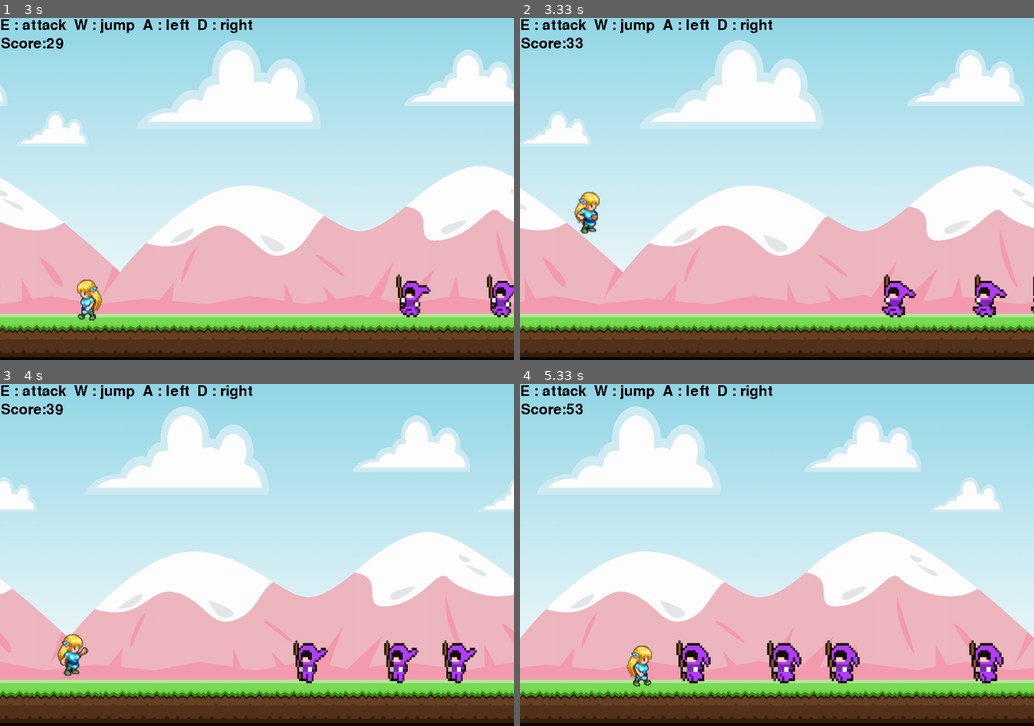
Above: before the commit, frames 1-4 (two rows, left to right).
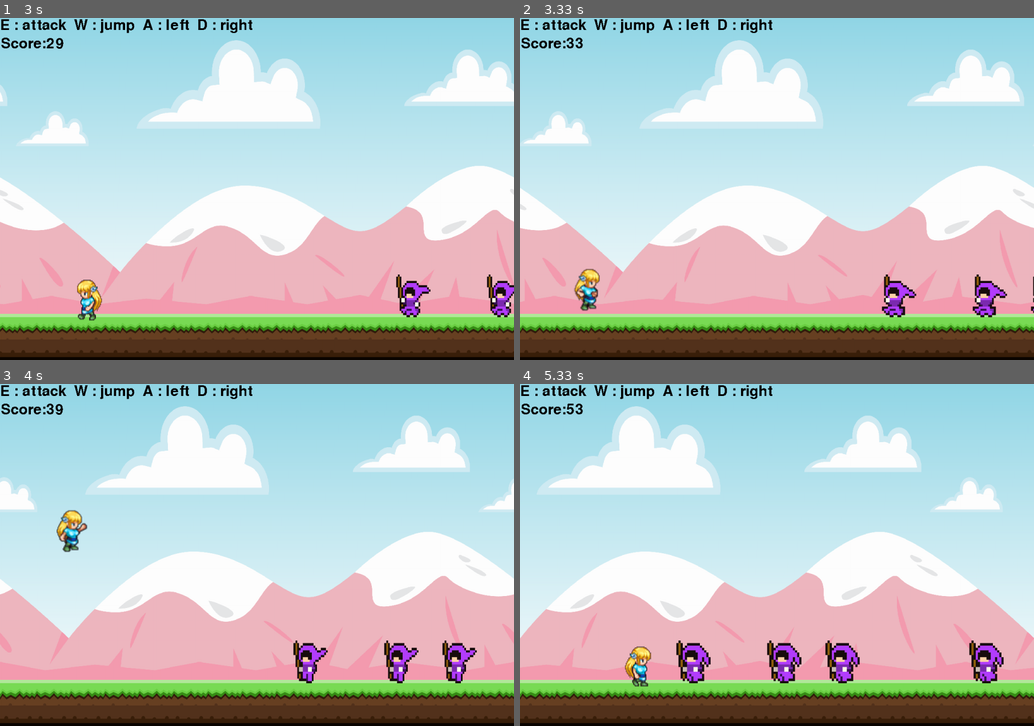
Above: after the commit, the same moments.

Repository: YOU327/-pygame
Game: pygame game, started from shit.py
The game is run twice, just before and just after one commit, with the same random seed, the same clock (stepped at 60 frames per second) and the same inputs.
Inputs:
- Up to frame 1 (3 s): hold E 0.33-0.8 s; hold D 0.33-0.8 s; hold D 0.83-1.3 s; hold W 1.33-1.63 s; hold D 1.67-2.13 s; hold A 2.17-2.7 s; hold A from 2.73 s (still down)
- Up to frame 2 (3.33 s): release A at 3.13 s; hold E from 3.17 s (still down); hold W from 3.17 s (still down)
- Up to frame 3 (4 s): release E at 3.53 s; release W at 3.53 s; hold W 3.57-3.93 s; hold D from 3.97 s (still down)
- Up to frame 4 (5.33 s): release D at 4.6 s; hold A 4.63-5.1 s; hold D from 5.13 s (still down)

Frame 1 is identical in both runs. In frame 2, 0.9% of the frame differs, in the area x 10-16%, y 50-86%; in frame 3, 0.9%, in the area x 11-18%, y 36-86%; in frame 4, 0.4%.

Commit message:
攻擊優化

Diff:
--- a/shit.py
+++ b/shit.py
@@ -266,7 +266,12 @@
                 good_rec.x -= 6
                 if good_rec.x < 0:
                     good_rec.x = 0
-            good_gravity += 1
+
+            if keys[pygame.K_e] and good_rec.bottom < HEIGHT - 90:
+                good_gravity = 0
+            else:
+                good_gravity += 1
+
             good_rec.y += good_gravity
             if good_rec.bottom > HEIGHT - 90:
                 good_rec.bottom = HEIGHT - 90
